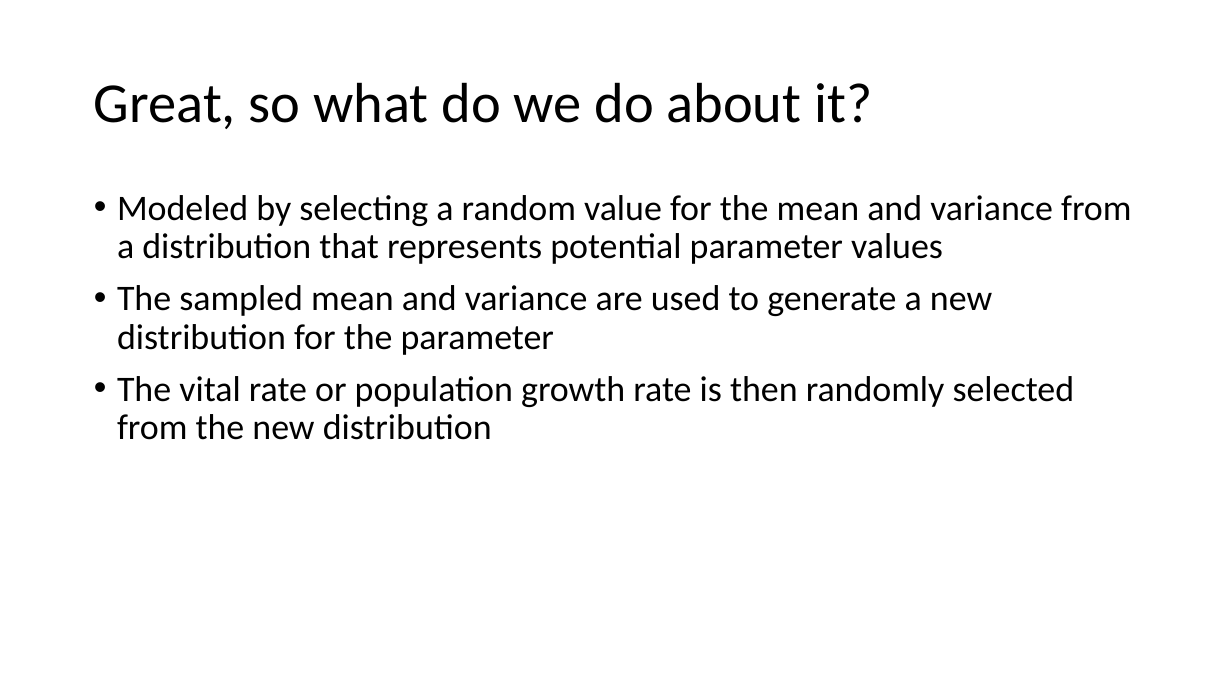
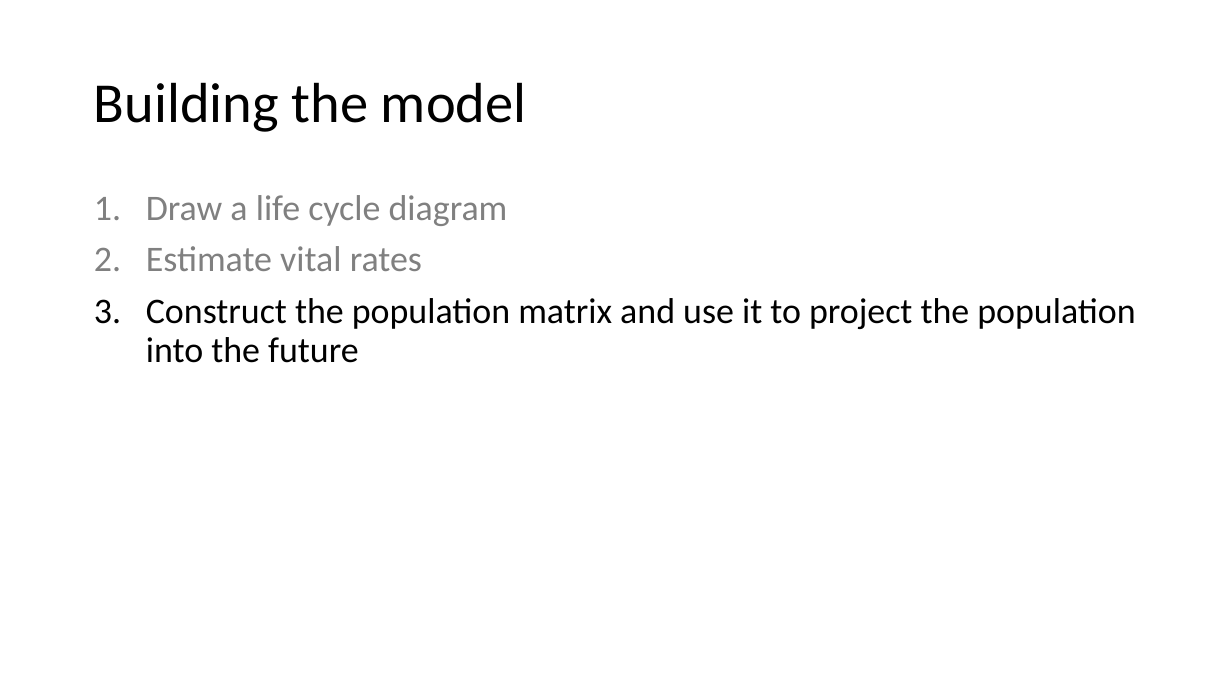
Before and after one commit to annamtucker/ssa-200, a slide deck: slide 13 of static/lectures/SSA_MatrixDemPVA.pptx (slide 29 before the commit). Drawn at 1232x693 pixels with LibreOffice and Linux fonts; fonts in the diff are those of the drawing; background and template pictures are left out. Boxes give left, top, right and bottom in pixels: in the first picture for what was removed or moved away, otherwise in the second. Text is boxed around its words. In the diff, an @@ line names an element or a change of style, - is before the commit and + after.

```diff
--- a/static/lectures/SSA_MatrixDemPVA.pptx
+++ b/static/lectures/SSA_MatrixDemPVA.pptx
@@ title at <box>94,82,526,132</box>: text changed @@
-Great, so what do we do about it?
+Building the model
@@ text at <box>146,195,1135,363</box>: text changed @@
-• Modeled by selecting a random value for the mean and variance from a distribution that represents potential parameter values
-• The sampled mean and variance are used to generate a new distribution for the parameter
-• The vital rate or population growth rate is then randomly selected from the new distribution
+1. Draw a life cycle diagram
+2. Estimate vital rates
+3. Construct the population matrix and use it to project the population into the future
```
Also in this commit, not shown: 16 other slides changed, 37 slides added, 22 slides removed, 15 other files.
